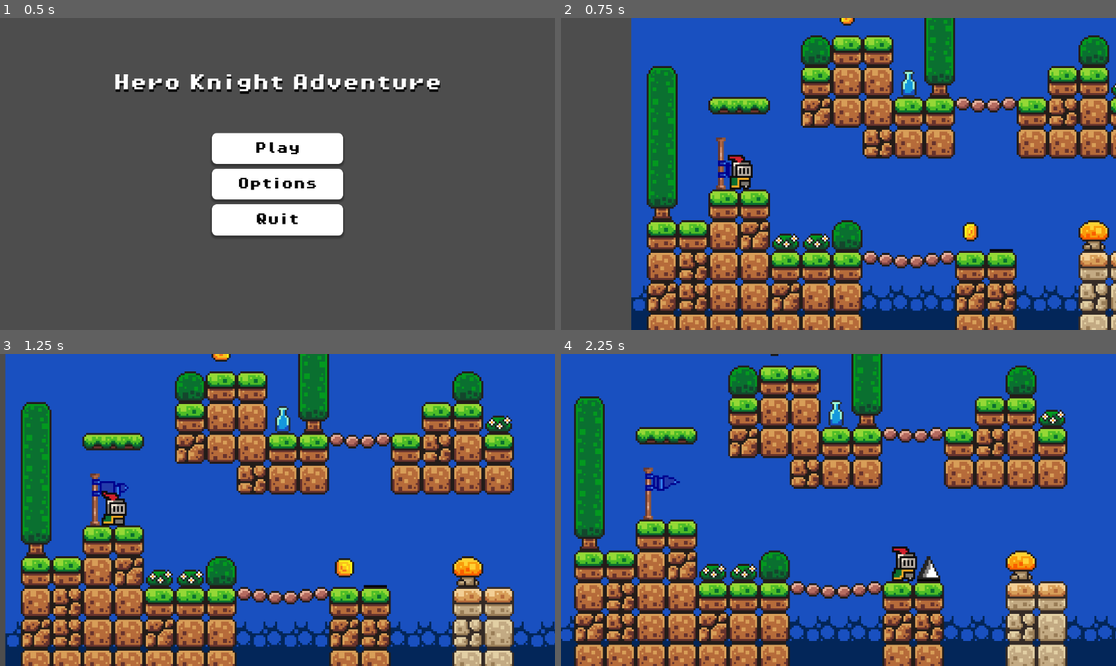
Above: before the commit, frames 1-4 (two rows, left to right).
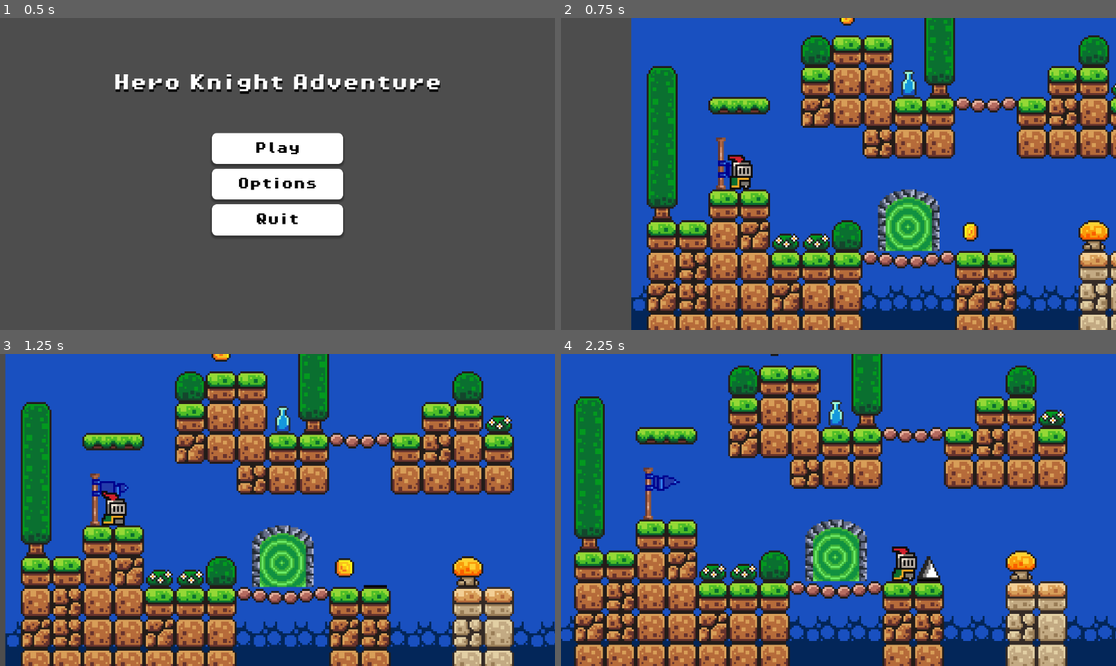
Above: after the commit, the same moments.

Repository: Dary30/hero-knight-adventure
Game: Godot game, scene res://scenes/ui/MainMenu.tscn
Same seed, same stepped clock (60 frames per second), same inputs: the game is played once before the commit and once after it.
Inputs:
- Up to frame 1 (0.5 s): no input
- Up to frame 2 (0.75 s): click "Play" at 0.5 s
- Up to frame 3 (1.25 s): no input
- Up to frame 4 (2.25 s): hold D (move_right) from 1.28 s (still down); tap Space (jump) at 1.52 s

Frame 1 is identical in both runs. In frame 2, 2.1% of the frame differs, in the area x 57-69%, y 54-75%; in frame 3, 2.1%; in frame 4, 2.1%.

Commit message:
Add portal logic

Diff:
--- a/scenes/levels/Level1.tscn
+++ b/scenes/levels/Level1.tscn
@@ -181,6 +181,21 @@
 physics_layer_0/collision_mask = 3
 sources/0 = SubResource("TileSetAtlasSource_lha2r")
 
+[sub_resource type="Animation" id="Animation_6owa4"]
+length = 0.001
+tracks/0/type = "value"
+tracks/0/imported = false
+tracks/0/enabled = true
+tracks/0/path = NodePath(".:position")
+tracks/0/interp = 1
+tracks/0/loop_wrap = true
+tracks/0/keys = {
+"times": PackedFloat32Array(0),
+"transitions": PackedFloat32Array(1),
+"update": 0,
+"values": [Vector2(328, 464)]
+}
+
 [sub_resource type="Animation" id="Animation_lha2r"]
 resource_name = "move"
 loop_mode = 2
@@ -197,21 +212,6 @@
 "values": [Vector2(328, 464), Vector2(408, 464)]
 }
 
-[sub_resource type="Animation" id="Animation_6owa4"]
-length = 0.001
-tracks/0/type = "value"
-tracks/0/imported = false
-tracks/0/enabled = true
-tracks/0/path = NodePath(".:position")
-tracks/0/interp = 1
-tracks/0/loop_wrap = true
-tracks/0/keys = {
-"times": PackedFloat32Array(0),
-"transitions": PackedFloat32Array(1),
-"update": 0,
-"values": [Vector2(328, 464)]
-}
-
 [sub_resource type="AnimationLibrary" id="AnimationLibrary_n5pya"]
 _data = {
 &"RESET": SubResource("Animation_6owa4"),
@@ -304,3 +304,6 @@
 [node name="Portal" parent="." instance=ExtResource("11_dqba7")]
 z_index = -1
 position = Vector2(664, 130)
+
+[node name="Node2D" parent="." instance=ExtResource("11_dqba7")]
+position = Vector2(128, 464)
--- a/scenes/mechanics/Checkpoint.tscn
+++ b/scenes/mechanics/Checkpoint.tscn
@@ -181,12 +181,11 @@
 autoplay = "inactive"
 
 [node name="Area2D" type="Area2D" parent="."]
-position = Vector2(8, 11)
 collision_layer = 8
 monitorable = false
 
 [node name="CollisionShape2D" type="CollisionShape2D" parent="Area2D"]
-position = Vector2(1.5, 2.5)
+position = Vector2(9.5, 13.5)
 shape = SubResource("RectangleShape2D_fr4qt")
 
 [connection signal="animation_finished" from="AnimatedSprite2D" to="." method="_on_animation_finished"]
--- a/scenes/mechanics/Portal.tscn
+++ b/scenes/mechanics/Portal.tscn
@@ -1,5 +1,6 @@
-[gd_scene load_steps=8 format=3 uid="uid://ljk0lsnem58n"]
+[gd_scene load_steps=9 format=3 uid="uid://ljk0lsnem58n"]
 
+[ext_resource type="Script" uid="uid://dp6k6mgd1dob2" path="res://scripts/portal.gd" id="1_7nybk"]
 [ext_resource type="Texture2D" uid="uid://6vkfnq6tj45q" path="res://assets/sprites/portal.png" id="1_v0xau"]
 
 [sub_resource type="AtlasTexture" id="AtlasTexture_1ffj6"]
@@ -46,15 +47,19 @@
 }]
 
 [node name="Node2D" type="Node2D"]
+script = ExtResource("1_7nybk")
 
 [node name="AnimatedSprite2D" type="AnimatedSprite2D" parent="."]
 position = Vector2(16, 16)
 sprite_frames = SubResource("SpriteFrames_4pvrx")
 autoplay = "default"
-frame = 3
-frame_progress = 0.0352633
 
-[node name="CollisionPolygon2D" type="CollisionPolygon2D" parent="."]
+[node name="Area2D" type="Area2D" parent="."]
+collision_layer = 8
+
+[node name="CollisionPolygon2D" type="CollisionPolygon2D" parent="Area2D"]
 position = Vector2(16, 16)
 scale = Vector2(1.06771, 1.00446)
 polygon = PackedVector2Array(-11.239, 15.9289, -11.239, -5.97333, -11.239, -5.97333, 0, -12, 0, -12, 11.239, -5.97333, 11.239, 15.9289)
+
+[connection signal="area_entered" from="Area2D" to="." method="_on_area_2d_area_entered"]
--- a/scripts/killzone.gd
+++ b/scripts/killzone.gd
@@ -2,7 +2,6 @@
 
 var is_player_dead: bool = false
 @onready var timer: Timer = $Timer
-
 
 
 func _on_body_entered(body: Node2D) -> void:
--- /dev/null
+++ b/scripts/portal.gd
@@ -0,0 +1,7 @@
+extends Node2D
+
+
+func _on_area_2d_area_entered(area: Area2D) -> void:
+	if area.get_parent() is Player:
+		#get_tree().change_scene_to_file("res://scenes/levels/Level" + str(int(get_tree().current_scene.name) + 1) + ".tscn")
+		print("res://scenes/levels/Level" + str(int(get_tree().current_scene.name) + 1) + ".tscn")
Not shown, added: scripts/portal.gd.uid
